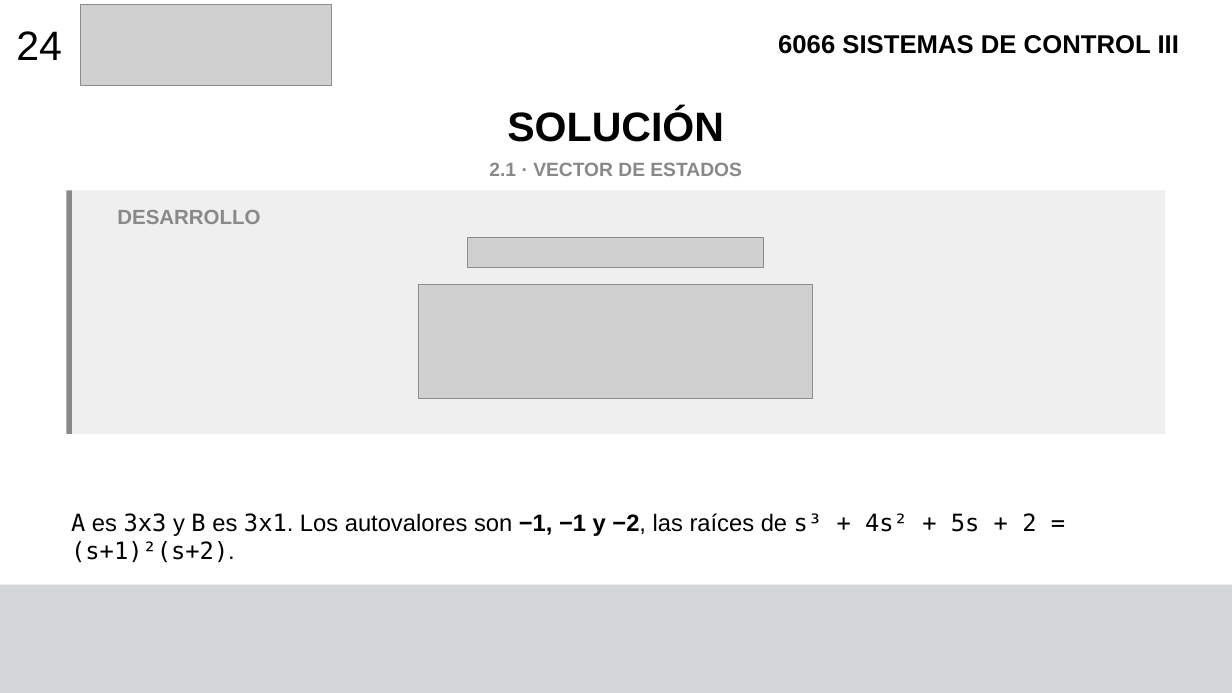
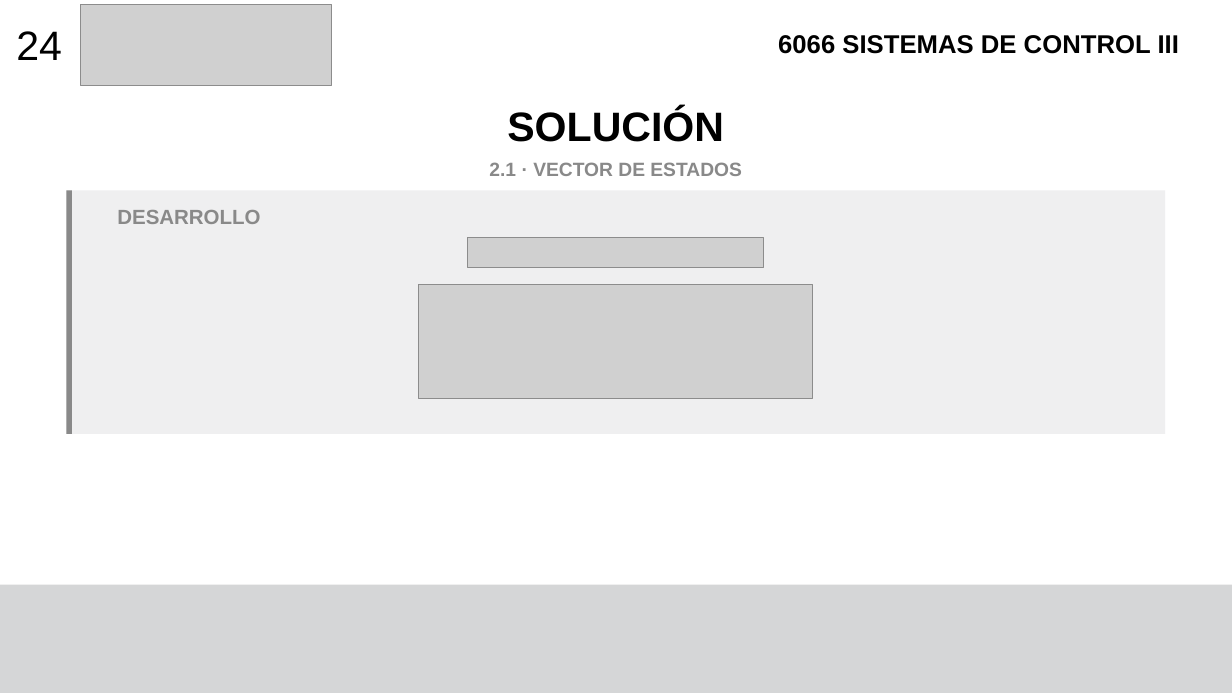
Before and after one commit to F4bian1012/Sistemas-de-Control-III, a slide deck: slide 26 of Semana_2_Clasificacion_de_sistemas/Introduccion al espacio de estados.pptx (slide 24 before the commit). Drawn at 1232x693 pixels with LibreOffice and Linux fonts; fonts in the diff are those of the drawing; grey boxes stand for pictures. Boxes give left, top, right and bottom in pixels: in the first picture for what was removed or moved away, otherwise in the second. Text is boxed around its words. In the diff, an @@ line names an element or a change of style, - is before the commit and + after.

```diff
--- a/Semana_2_Clasificacion_de_sistemas/Introduccion al espacio de estados.pptx
+++ b/Semana_2_Clasificacion_de_sistemas/Introduccion al espacio de estados.pptx
@@ text removed at (x1=71, y1=513, x2=1036, y2=562) @@
-A es 3x3 y B es 3x1. Los autovalores son −1, −1 y −2, las raíces de s³ + 4s² + 5s + 2 = (s+1)²(s+2).
```
Also in this commit, not shown: 12 other slides changed, 3 slides added.
